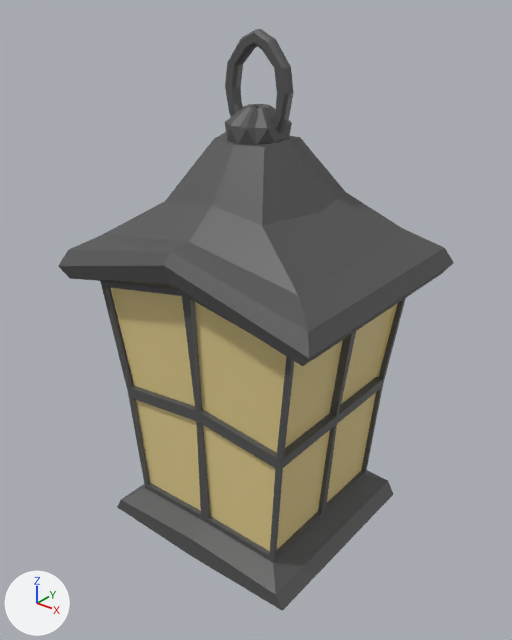
The glTF model assets/models/lantern.glb as it was, and as the next commit left it.
Rendered twice from a camera (50 mm lens) standing at (0.577, -0.724, 0.788) and looking at (0.005, -0.009, 0.345). Every picture has the same lights, and +X, +Y and +Z are marked at lower left. Where no turn or scale is listed for an object, it has been applied to the vertices.

The older version as bpy lines, for what is in view:
```python
mat_light = principled_material('light')
mat_light.base_color = (0.8, 0.641, 0.282)  # yellow #e7d291
mat_light.roughness = 0.309
mat_metal = principled_material('metal')
mat_metal.base_color = (0.092, 0.092, 0.092)  # dark grey #565656
me_cube_034 = bpy.data.meshes.new('Cube.034')
me_cube_034.from_pydata(...)  # 218 vertices, 432 faces; spans x -0.211..0.211, y -0.177..0.177, z 0.004..0.604
# faces by material slot: [400, 32]
me_cube_034.materials.append(mat_metal)  # dark grey #565656
me_cube_034.materials.append(mat_light)  # yellow #e7d291
me_icosphere_002 = bpy.data.meshes.new('Icosphere.002')
me_icosphere_002.from_pydata(...)  # 120 vertices, 234 faces; spans x -0.051..0.051, y -0.041..0.041, z -0.053..0.126
me_icosphere_002.materials.append(mat_metal)  # dark grey #565656
ob_cube_009 = bpy.data.objects.new('Cube.009', me_cube_034)
ob_cube_009.location = (0.0, 0.0, 0.0)
ob_icosphere_002 = bpy.data.objects.new('Icosphere.002', me_icosphere_002)
ob_icosphere_002.location = (0.003, -0.001, 0.604)
```
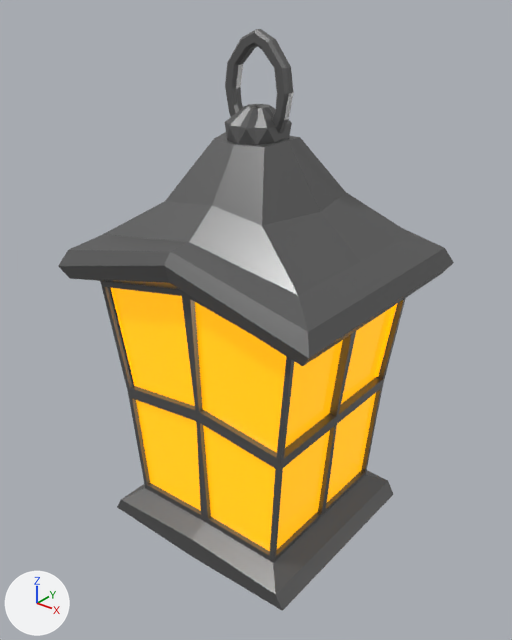
Boxes [x1, y1, x2, y2] around the edits, measured in the pictures (512 x 640 px):
'Cube.009', recoloured, surface changed
    both: [102, 136, 406, 597]

Diff of the bpy script that builds the scene:
```diff
--- a/assets/models/lantern.glb.py
+++ b/assets/models/lantern.glb.py
@@ mat_metal @@
 mat_metal = principled_material('metal')
-mat_metal.base_color = (0.092, 0.092, 0.092)  # dark grey #565656
+mat_metal.base_color = (0.163, 0.163, 0.163)  # grey #707070
+mat_metal.roughness = 0.364
+mat_metal.metallic = 0.6
@@ mat_light @@
 mat_light = principled_material('light')
-mat_light.base_color = (0.8, 0.641, 0.282)  # yellow #e7d191
+mat_light.base_color = (1.0, 0.392, 0.00837)  # orange #ffa817
 mat_light.roughness = 0.309
+mat_light.emission_color = (0.787, 0.366, 0.0)  # yellow #e5a300
+mat_light.emission_strength = 1.0
```
